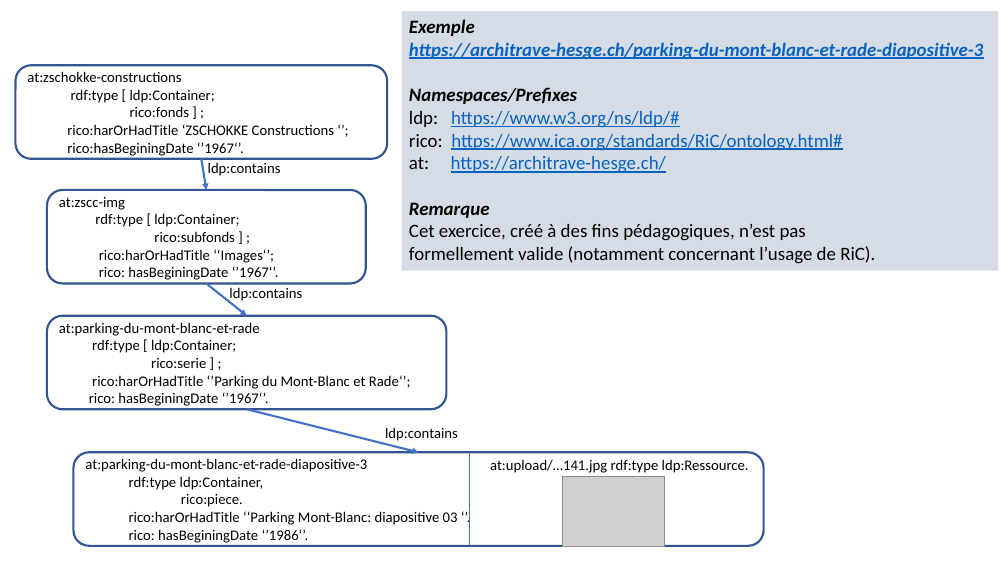
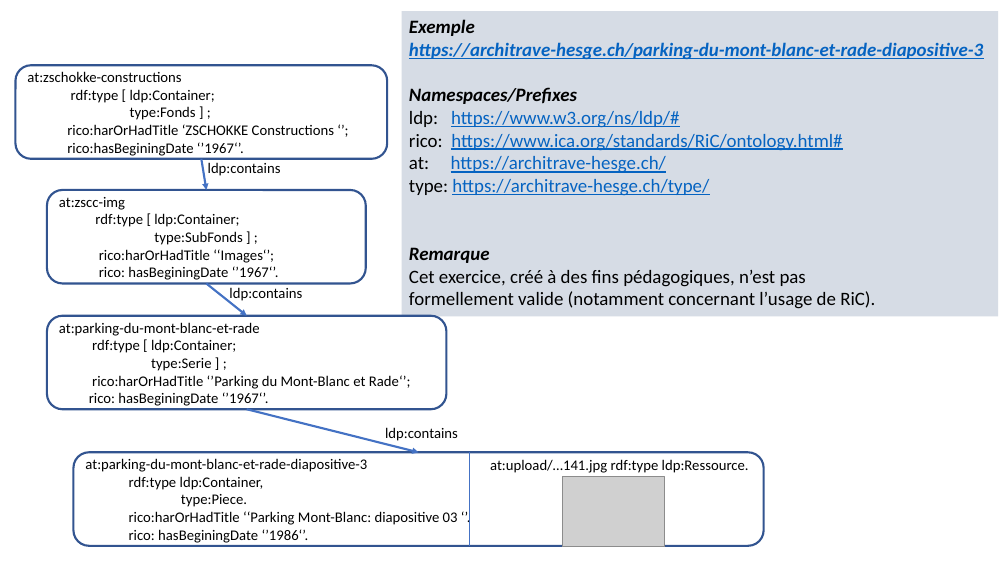
Before and after one commit to jbkrause/semanticpres, a slide deck: slide 2 of media/LDP-archival-fonds/010ex1-correction.pptx. Drawn at 1008x567 pixels with LibreOffice and Linux fonts; fonts in the diff are those of the drawing; grey boxes stand for pictures. Boxes give left, top, right and bottom in pixels: in the first picture for what was removed or moved away, otherwise in the second. Text is boxed around its words. In the diff, an @@ line names an element or a change of style, - is before the commit and + after.

```diff
--- a/media/LDP-archival-fonds/010ex1-correction.pptx
+++ b/media/LDP-archival-fonds/010ex1-correction.pptx
@@ rectangle "Exemple": place and size @@
-rectangle "Exemple" at [402,11,998,271]
+rectangle "Exemple" at [402,11,998,317]
@@ text in rounded rectangle at [130,107,196,120]: text changed @@
-rico:fonds ] ;
+type:Fonds ] ;
@@ text in rectangle at [409,179,709,196]: paragraph added @@
+type: https://architrave-hesge.ch/type/
@@ text in rounded rectangle at [154,231,242,245]: text changed @@
-rico:subfonds ] ;
+type:SubFonds ] ;
@@ text in rounded rectangle at [151,358,211,371]: text changed @@
-rico:serie ] ;
+type:Serie ] ;
@@ text in rounded rectangle at [181,494,247,507]: text changed @@
-rico:piece.
+type:Piece.
```
Also in this commit, not shown: 14 other files.
